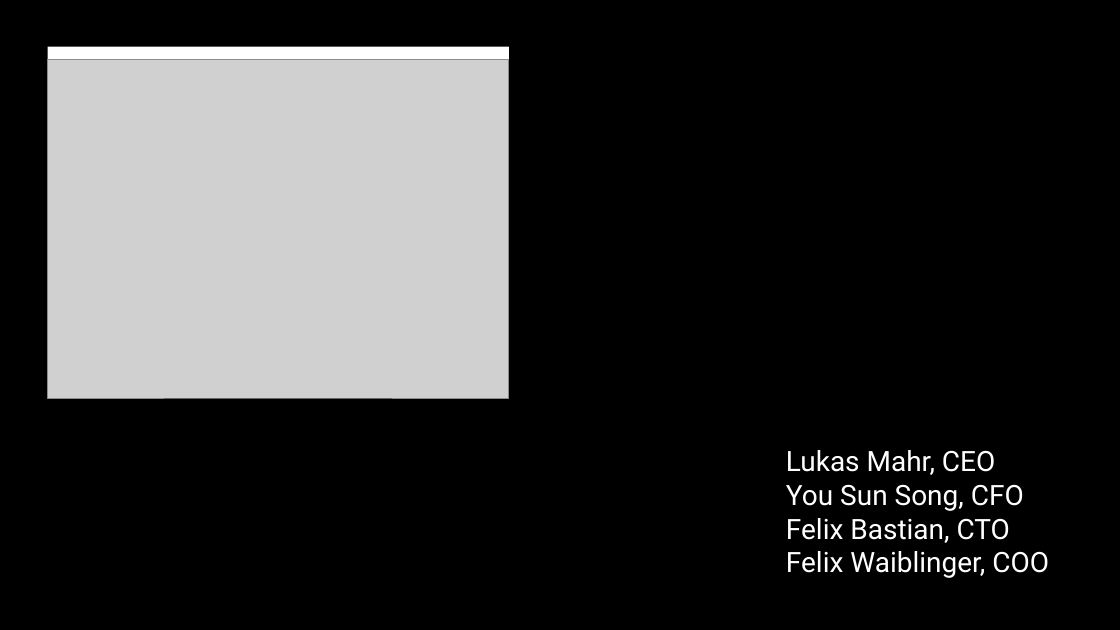
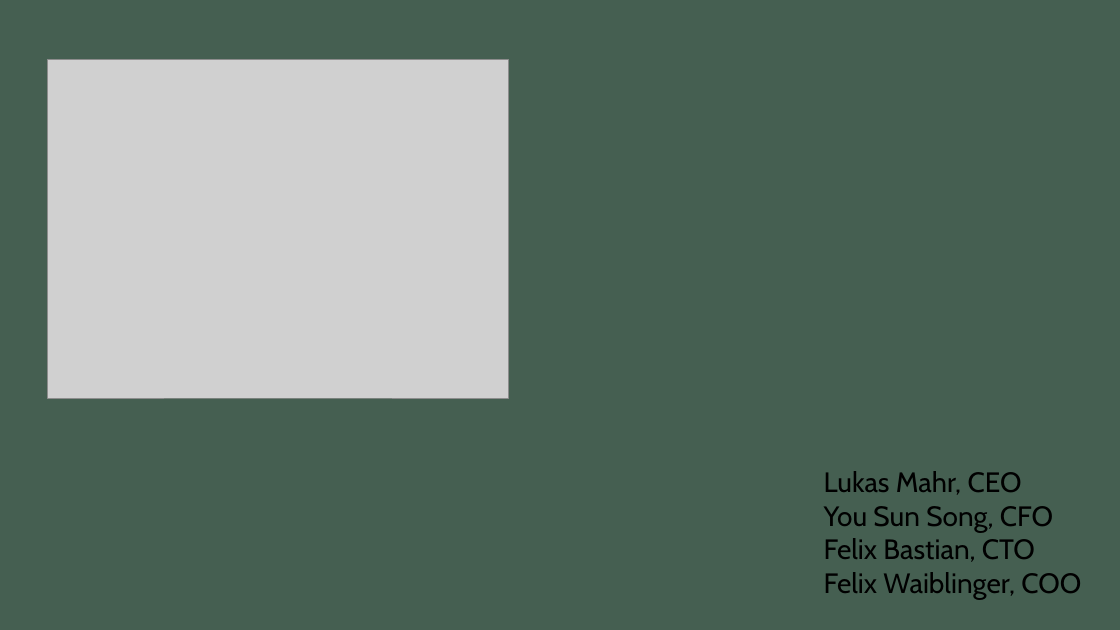
Before and after one commit to Muhlex/whai, a slide deck: slide 1 of presentation/makeathon_knowron_whai_dengl.pptx. Drawn at 1120x630 pixels with LibreOffice and Linux fonts; fonts in the diff are those of the drawing; grey boxes stand for pictures; background and template pictures are left out; a plain dark background stands for a picture behind light text. Boxes give left, top, right and bottom in pixels: in the first picture for what was removed or moved away, otherwise in the second. Text is boxed around its words. In the diff, an @@ line names an element or a change of style, - is before the commit and + after.

```diff
--- a/presentation/makeathon_knowron_whai_dengl.pptx
+++ b/presentation/makeathon_knowron_whai_dengl.pptx
@@ rectangle removed at (0,0,1120,630) @@
@@ rectangle removed at (48,47,509,60) @@
@@ text "Lukas Mahr, CEO": place and size @@
-text "Lukas Mahr, CEO" at (786,450,1049,578)
+text "Lukas Mahr, CEO" at (824,471,1081,599)
@@ text "Lukas Mahr, CEO" at (824,471,1081,599): font Roboto to Cabin, text colour #FFFFFF to #000000 @@
```
Also in this commit, not shown: 1 other slide changed, 3 slides added, 3 slides removed.
